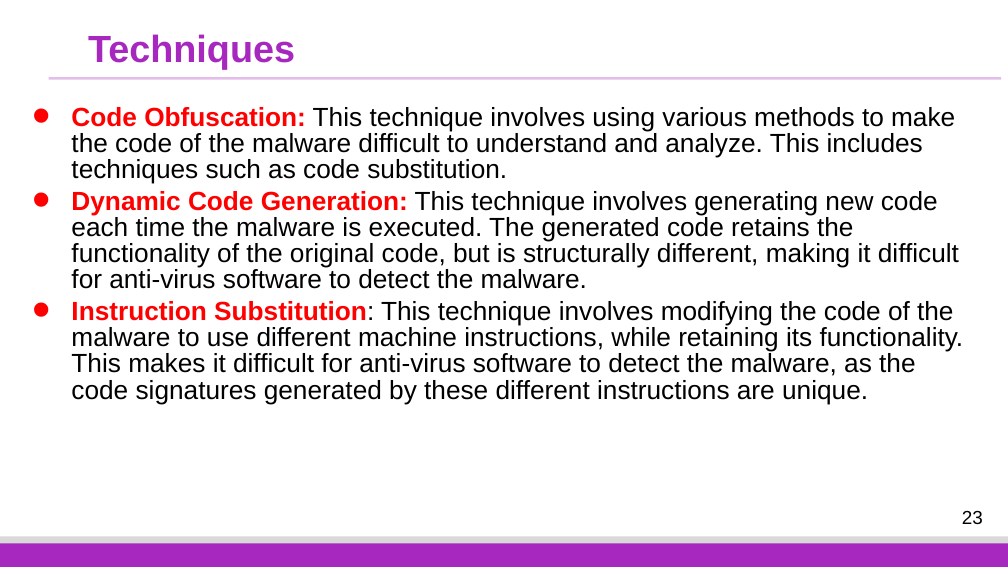
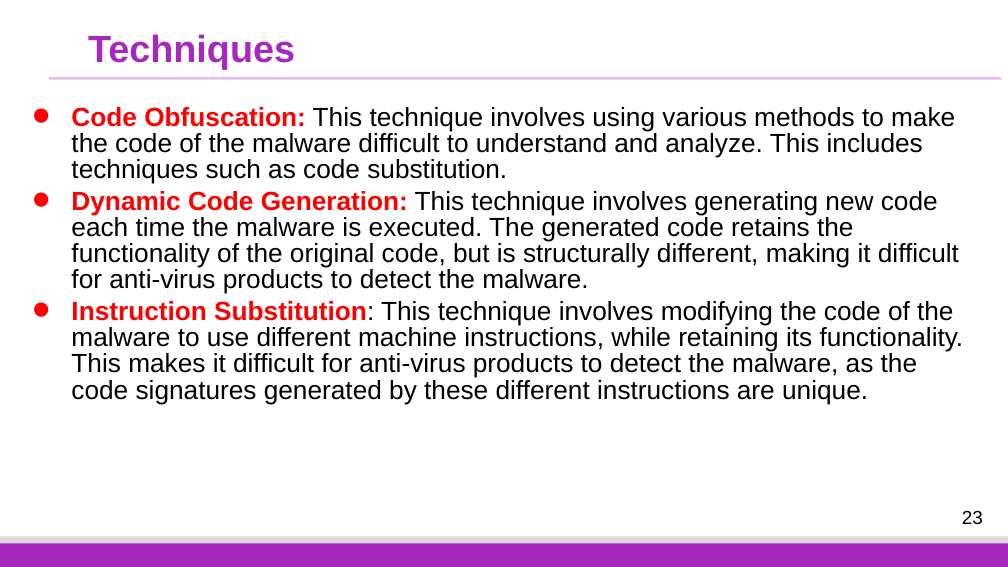
Before and after one commit to fangtian-zhong/fangtian-zhong.github.io, a slide deck: slide 23 of assets/slides/CSCI_591_Malicious_Code_Analysis_12.pptx. Drawn at 1008x567 pixels with LibreOffice and Linux fonts; fonts in the diff are those of the drawing; background and template pictures are left out. Boxes give left, top, right and bottom in pixels: in the first picture for what was removed or moved away, otherwise in the second. Text is boxed around its words. In the diff, an @@ line names an element or a change of style, - is before the commit and + after.

```diff
--- a/assets/slides/CSCI_591_Malicious_Code_Analysis_12.pptx
+++ b/assets/slides/CSCI_591_Malicious_Code_Analysis_12.pptx
@@ text at bbox=[71, 191, 964, 404]: text changed @@
-• Dynamic Code Generation: This technique involves generating new code each time the malware is executed. The generated code retains the functionality of the original code, but is structurally different, making it difficult for anti-virus software to detect the malware.
-• Instruction Substitution: This technique involves modifying the code of the malware to use different machine instructions, while retaining its functionality. This makes it difficult for anti-virus software to detect the malware, as the code signatures generated by these different instructions are unique.
+• Dynamic Code Generation: This technique involves generating new code each time the malware is executed. The generated code retains the functionality of the original code, but is structurally different, making it difficult for anti-virus products to detect the malware.
+• Instruction Substitution: This technique involves modifying the code of the malware to use different machine instructions, while retaining its functionality. This makes it difficult for anti-virus products to detect the malware, as the code signatures generated by these different instructions are unique.
```
Also in this commit, not shown: 6 other slides changed.
